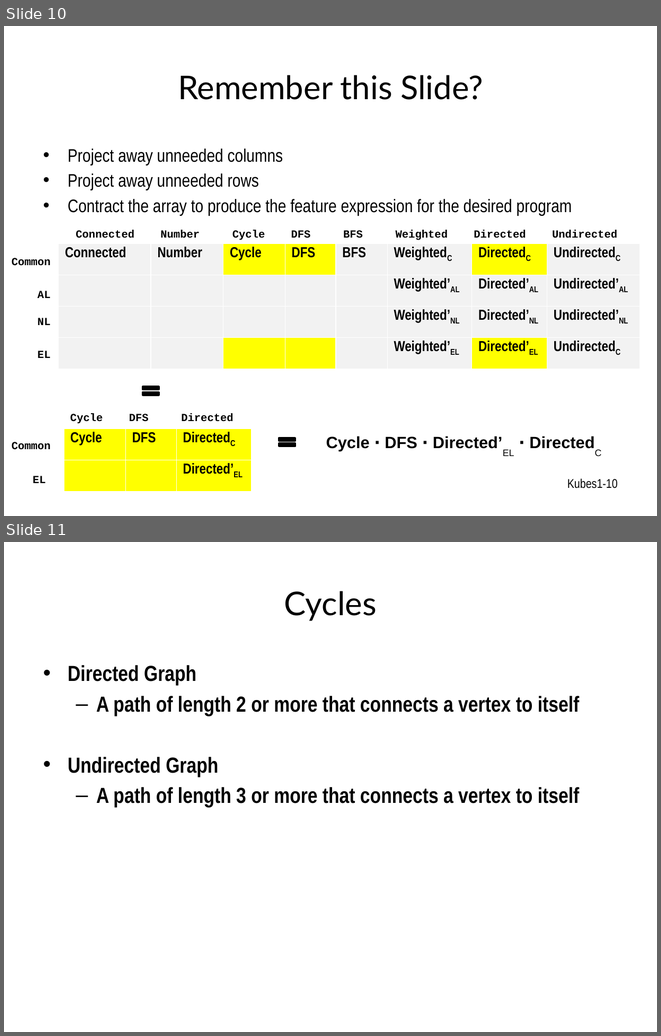
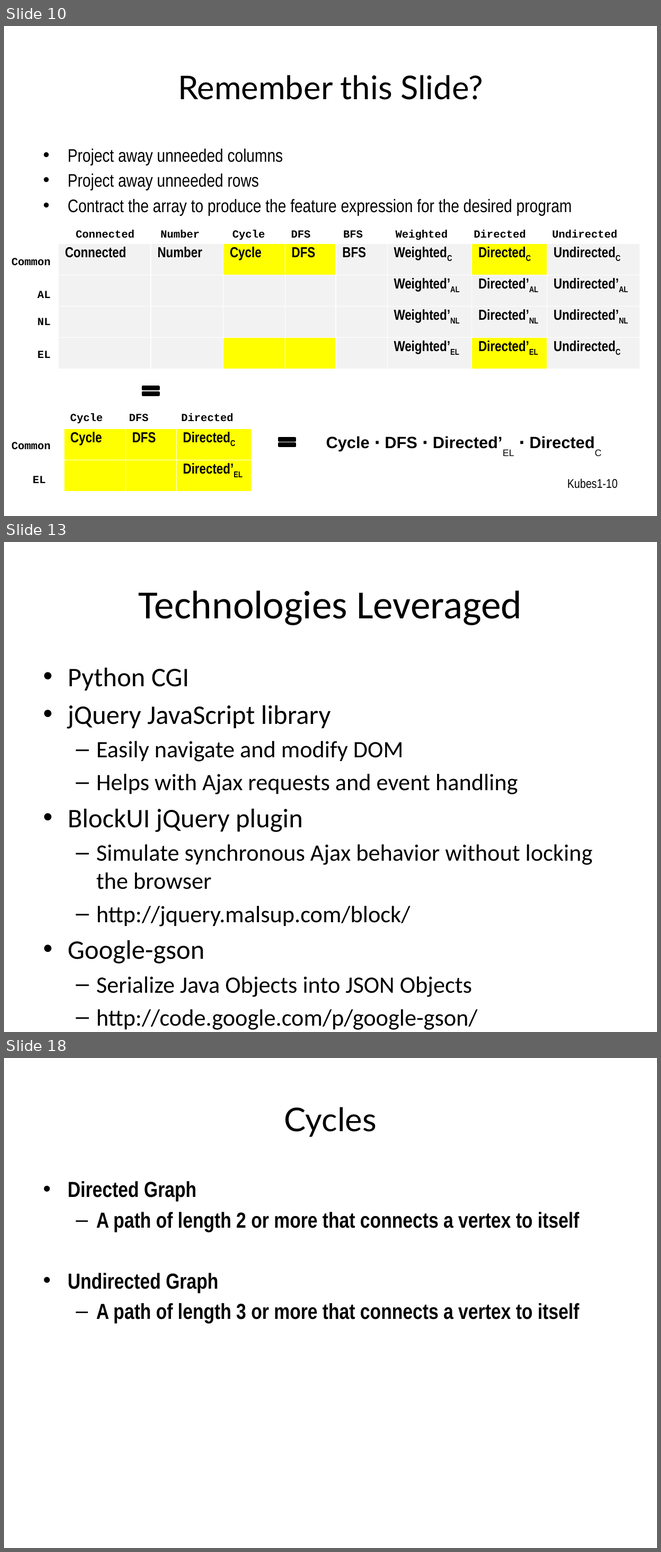
Before and after one commit to toomanyjoes/spring2011-cs392, a slide deck: GPL.pptx. Shown one above the other, each under a label of ours: slides 10 and 11 before the commit, slides 10, 13 and 18 after it; the slides between them are not shown. The pictures are 661x1036 and 661x1552 pixels, drawn with LibreOffice and Linux fonts; fonts in the diff are those of the drawing. Boxes give left, top, right and bottom in pixels: in the first picture for what was removed or moved away, otherwise in the second. Text is boxed around its words. In the diff, an @@ line names an element or a change of style, - is before the commit and + after.

```diff
--- a/GPL.pptx
+++ b/GPL.pptx
@@ slide 13 added at box(4, 542, 657, 1032), background #FFFFFF @@
@@ title added at box(139, 590, 522, 625), 44 pt, text #000000 @@
+Technologies Leveraged
@@ text added at box(68, 668, 593, 1030), 25.9 pt, text #000000 @@
+• Python CGI
+• jQuery JavaScript library
+  – Easily navigate and modify DOM
+  – Helps with Ajax requests and event handling
+• BlockUI jQuery plugin
+  – Simulate synchronous Ajax behavior without locking the browser
+  – http://jquery.malsup.com/block/
+• Google-gson
+  – Serialize Java Objects into JSON Objects
+  – http://code.google.com/p/google-gson/
@@ what was slide 11 is now slide 18 @@
```
Also in this commit, not shown: 13 other slides added, 1 other file.
